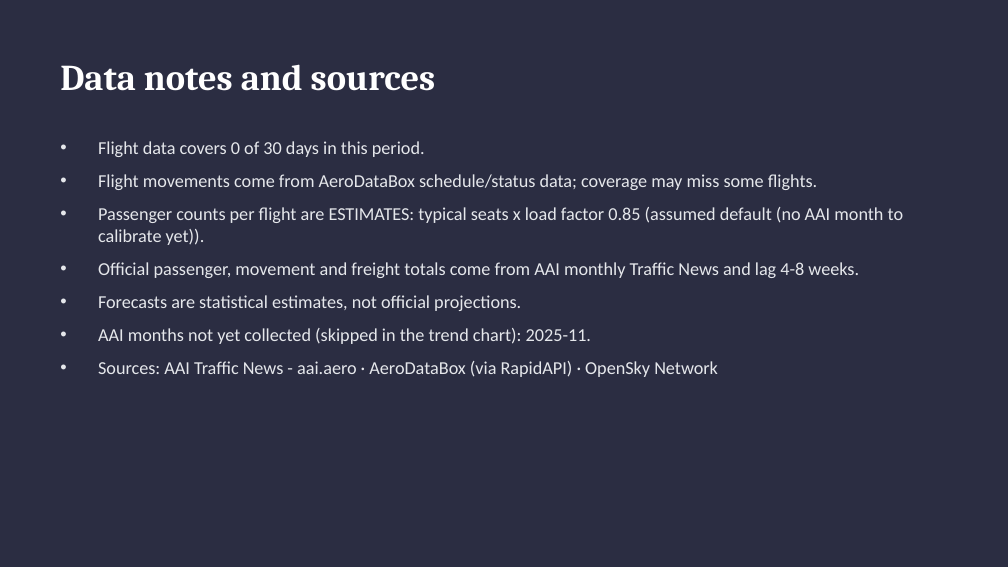
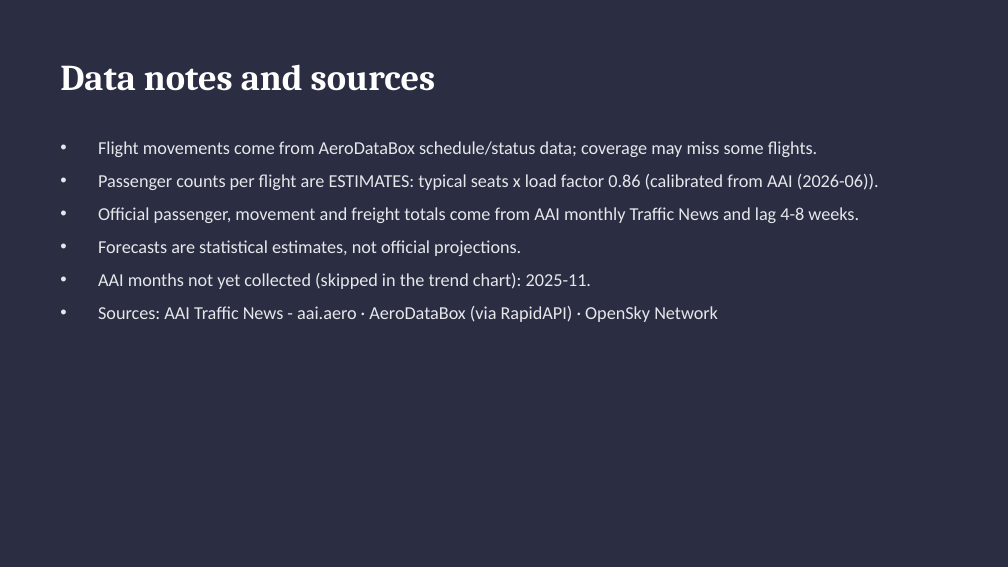
Before and after one commit to jarunprasath/madurai-airport-tracker, a slide deck: slide 10 of reports/IXM_monthly_report_2026-06.pptx. Drawn at 1008x567 pixels with LibreOffice and Linux fonts; fonts in the diff are those of the drawing. Boxes give left, top, right and bottom in pixels: in the first picture for what was removed or moved away, otherwise in the second. Text is boxed around its words. In the diff, an @@ line names an element or a change of style, - is before the commit and + after.

```diff
--- a/reports/IXM_monthly_report_2026-06.pptx
+++ b/reports/IXM_monthly_report_2026-06.pptx
@@ text at bbox=[98, 141, 425, 157]: paragraph removed @@
-• Flight data covers 0 of 30 days in this period.
@@ text at bbox=[98, 174, 879, 190]: text changed @@
-• Passenger counts per flight are ESTIMATES: typical seats x load factor 0.85 (assumed default (no AAI month to calibrate yet)).
+• Passenger counts per flight are ESTIMATES: typical seats x load factor 0.86 (calibrated from AAI (2026-06)).
```
Also in this commit, not shown: 6 other slides changed, 1 other file.
